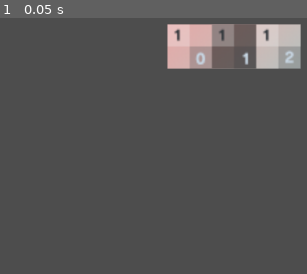
Above: before the commit, frame 1.
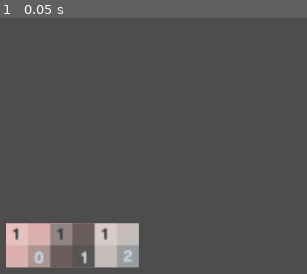
Above: after the commit, the same moment.

Repository: ScottGarryFoster/Game-PacmanInGodot
Game: Godot game, scene res://Scenes/LevelDesigner/LevelDesigner.tscn
The game is run twice, just before and just after one commit, with the same random seed, the same clock (stepped at 60 frames per second) and the same inputs.
Inputs:
- Up to frame 1 (0.05 s): no input

The runs differ from the first frame. In frame 1, 14% of the frame differs, in the area x 1-99%, y 2-98%.

Commit message:
Added a selected tile to Level Designer

Diff:
--- a/Pacman/Scenes/LevelDesigner/LevelDesigner.gd
+++ b/Pacman/Scenes/LevelDesigner/LevelDesigner.gd
@@ -1,15 +1,32 @@
 extends Node
+
+## The tile upon the tileset to draw with.
+## If set to -1, -1, then no tile has been selected yet.
+var SelectedTile : Vector2i
 
 # Called when the node enters the scene tree for the first time.
 func _ready() -> void:
 
+	if $TileChooser.has_signal("SelectedNewTile"):
+			$TileChooser.connect("SelectedNewTile", Callable(self, "OnSelectedNewTile"))
+	else:
+		print("TileChooser did not have a SelectedNewTile signal. There is no call back.")
+
+	# Setup Selected Tile
+	$SelectedTile.visible = false
+	SelectedTile = Vector2i(-1, -1)
 	pass # Replace with function body.
-
 
 # Called every frame. 'delta' is the elapsed time since the previous frame.
 func _process(delta: float) -> void:
 	pass
 
+## Updates the Selected Tile to the one from the Tile Chooser
+func OnSelectedNewTile(tilePosition: Vector2i):
+	$SelectedTile.SetTile(tilePosition)
+	$SelectedTile.visible = true
+	SelectedTile = tilePosition
+	pass
 
 ## No longer required as sub scenes will be used, kept in this submit as it maybe used in next.
 func SetDesignerTile(tile: Node, location: Vector2i):
--- a/Pacman/Scenes/LevelDesigner/LevelDesigner.tscn
+++ b/Pacman/Scenes/LevelDesigner/LevelDesigner.tscn
@@ -7,10 +7,9 @@
 [node name="LevelDesigner" type="Node"]
 script = ExtResource("1_t8b3w")
 
-[node name="DesignerTile" parent="." instance=ExtResource("1_xgma8")]
-visible = false
-position = Vector2(59, 141)
+[node name="SelectedTile" parent="." instance=ExtResource("1_xgma8")]
+position = Vector2(64, 540)
 scale = Vector2(0.2, 0.2)
 
 [node name="TileChooser" parent="." instance=ExtResource("3_dq5rf")]
-position = Vector2(377, 253)
+position = Vector2(144, 540)
--- a/Pacman/Scenes/LevelDesigner/TileChooser/TileChooser.gd
+++ b/Pacman/Scenes/LevelDesigner/TileChooser/TileChooser.gd
@@ -1,10 +1,8 @@
 extends Node2D
 
-## The scene to spawn tiles for.
-var DesignerTileScene = preload("res://Scenes/LevelDesigner/DesignerTile/DesignerTile.tscn")
-
-## The script to use when spawning tiles.
-var DesignerTileScript = preload("res://Scenes/LevelDesigner/DesignerTile/DesignerTile.gd")
+## Called upon a new tile selection
+## func OnSelectedNewTile(tilePosition: Vector2i):
+signal SelectedNewTile
 
 ## Relative to the origin of the scene, where to begin placing tiles.
 @export var StartLocation : Vector2
@@ -14,6 +12,12 @@
 
 ## The size of each tile and therefore the amount to place them apart.
 @export var PixelSizeForEachTile : Vector2
+
+## The scene to spawn tiles for.
+var DesignerTileScene = preload("res://Scenes/LevelDesigner/DesignerTile/DesignerTile.tscn")
+
+## The script to use when spawning tiles.
+var DesignerTileScript = preload("res://Scenes/LevelDesigner/DesignerTile/DesignerTile.gd")
 
 ## Stores all tiles in the chooser.
 var SelectableTileCollection = []
@@ -58,6 +62,5 @@
 
 ## Responds to tiles selected.
 func OnTileSelected(contextToUs: Vector2i, shaderTile: Vector2i):
-	print("ShaderTile: " + str(shaderTile.x) + ", " + str(shaderTile.y))
-	print("ContextToUs: " + str(contextToUs.x) + ", " + str(contextToUs.y))
+	SelectedNewTile.emit(shaderTile)
 	pass
